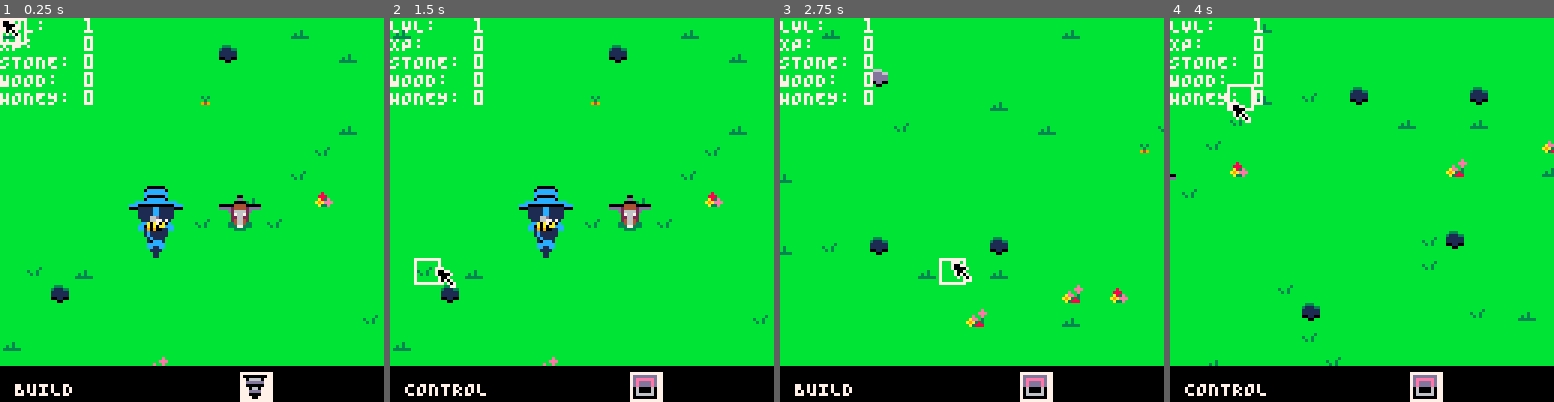
Above: before the commit, frames 1-4 (left to right).
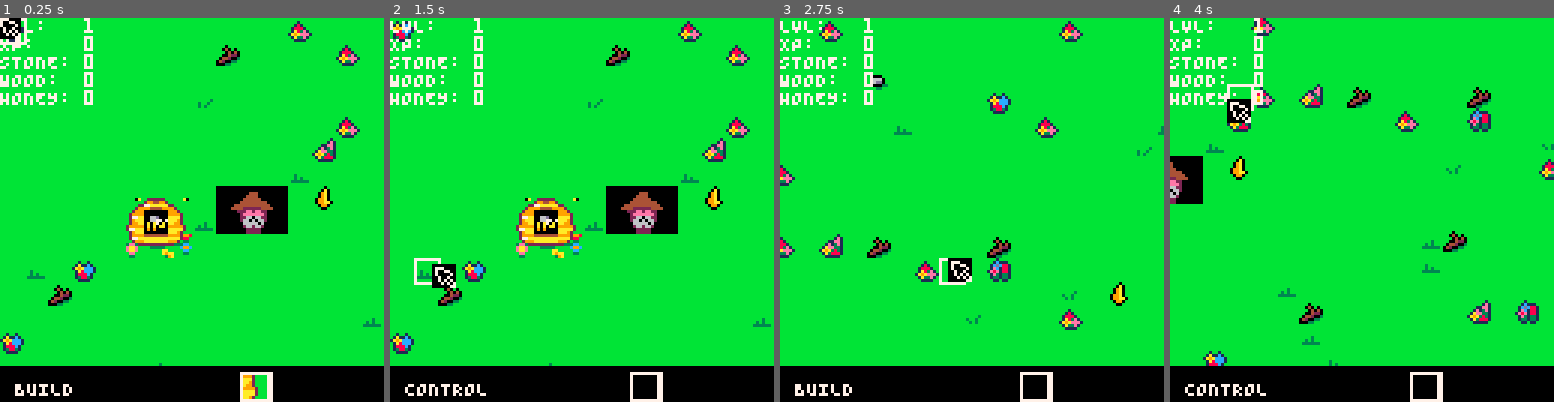
Above: after the commit, the same moments.

Repository: Kiyotoko/the-hive-must-grow
Game: PICO-8 cartridge game.p8
The game is run twice, just before and just after one commit, with the same random seed, the same clock (stepped at 60 frames per second) and the same inputs.
Inputs (mouse positions are in pixels of both pictures, inside the frame that each line leads up to):
- Up to frame 1 (0.25 s): no input
- Up to frame 2 (1.5 s): tap X (X key) at 0.33, 1.07 s; click (670, 121) at 0.67 s; tap O (Z key) at 0.7 s; click (436, 267) at 1.22 s
- Up to frame 3 (2.75 s): hold Right 1.6-2.1 s; tap O (Z key) at 1.7, 2.1, 2.5 s; click (887, 114) at 1.77 s; tap X (X key) at 1.85 s; hold Up 2.15-2.42 s; click (952, 259) at 2.32 s; hold Right from 2.47 s (still down)
- Up to frame 4 (4 s): click (1404, 106) at 2.87 s; tap O (Z key) at 2.9, 3.3, 3.7 s; tap X (X key) at 2.97 s; release Right at 3.03 s; hold Left 3.08-3.58 s; click (1465, 256) at 3.42 s; hold Down 3.63-3.97 s; click (1231, 102) at 3.97 s

The runs differ from the first frame. In frame 1, 7.0% of the frame differs, in the area x 0-100%, y 0-100%; in frame 2, 7.1%, in the area x 0-100%, y 0-99%; in frame 3, 3.5%; in frame 4, 5.0%.

Commit message:
Include new spritesheet

Diff:
--- a/buildings.lua
+++ b/buildings.lua
@@ -9,7 +9,7 @@
 Building.__index = Building
 
 ---Creates a new building
----@generic T : table
+---@generic T : Building
 ---@param pos Vec2
 ---@param class T the subclass to use
 ---@return T
@@ -42,10 +42,8 @@
 ---@class Hive: Building
 Hive = {
     frames = List.from{
-        Vec2.new{ y=3 },
-        Vec2.new{ x=3, y=3 },
-        Vec2.new{ x=6, y=3 },
-        Vec2.new{ x=9, y=3 }
+        Vec2.new{ x=6 },
+        Vec2.new{ x=9 }
     },
     display = Cycle.new{},
     dim = Vec2.new{ x=3, y=3 },
@@ -76,12 +74,11 @@
 ---@field cooldown Cycle
 Farm = {
     frames = List.from{
-        Vec2.new{ x=3 },
-        Vec2.new{ x=5 },
-        Vec2.new{ x=7 }
+        Zero,
+        Vec2.new{ x=3 }
     },
     display = Cycle.new{},
-    dim = Vec2.new{ x=2, y=2 },
+    dim = Vec2.new{ x=3, y=3 },
     icon = 17,
     price = Inventory.new{
         stone = 2,
@@ -116,9 +113,9 @@
 
 ---@class Storage: Building
 Storage = {
-    frames = List.from{ Vec2.new{ x=9, y=0 }},
+    frames = List.from{ Vec2.new{ y=3 }},
     display = Cycle.new{},
-    dim = Vec2.new{},
+    dim = Vec2.new{ x=3, y=2 },
     icon = 22,
     price = Inventory.new{
         stone = 4
--- a/game.p8
+++ b/game.p8
@@ -83,80 +83,17 @@
 
 
 
+__gff__
+0000000000000000000000000000000000000000000000000000000000000000000000000000000000000000000000000000000000000000000000000000000000000000000000000000000001000000000000000000000000000000000000000000000000000000000000000000000000000000000000000000000000020000
+0100000000000000000000000000000001010000000100000000000000000000000000000000000000000000000000000000000000000000000000000000000001010101010101010101010101010101010101010101010101010101010101010000000000000000000000000000000000000000000000000000000000000000
+__map__
+0d0e0f3d3e3f0708090a0b0c0000000000000000000000000000000000000000000000000000000000000000000000000000000000000000000000000000000000000000000000000000000000000000000000000000000000000000000000000000000000000000000000000000000000000000000000000000000000000000
+1d1e1f4d4e4f1718191a1b1c0000000000000000000000000000000000000000000000000000000000000000000000000000000000000000000000000000000000000000000000000000000000000000000000000000000000000000000000000000000000000000000000000000000000000000000000000000000000000000
+2d2e2f5d5e5f2728292a2b2c0000000000000000000000000000000000000000000000000000000000000000000000000000000000000000000000000000000000000000000000000000000000000000000000000000000000000000000000000000000000000000000000000000000000000000000000000000000000000000
+6768698788893738393a3b3c0000000000000000000000000000000000000000000000000000000000000000000000000000000000000000000000000000000000000000000000000000000000000000000000000000000000000000000000000000000000000000000000000000000000000000000000000000000000000000
+7778798a8b8c4748494a4b4c0000000000000000000000000000000000000000000000000000000000000000000000000000000000000000000000000000000000000000000000000000000000000000000000000000000000000000000000000000000000000000000000000000000000000000000000000000000000000000
+0000000000005758595a5b5c0000000000000000000000000000000000000000000000000000000000000000000000000000000000000000000000000000000000000000000000000000000000000000000000000000000000000000000000000000000000000000000000000000000000000000000000000000000000000000
 
 
 
 
-…(53 lines of a section not shown)…
-__gff__
-0000000000000000000000000000000000000000000000000000000000000000000000000000000000000000000000000000000000000000000000000000000000000000000000000000000001000000000000000000000000000000000000000000000000000000000000000000000000000000000000000000000000020000
-0100000000000000000000000000000001010000000100000000000000000000000000000000000000000000000000000000000000000000000000000000000001010101010101010101010101010101010101010101010101010101010101010000000000000000000000000000000000000000000000000000000000000000
-__map__
-1213148a8b8c8d8a8b8c8d000000000000000000000000000000000000000000000000000000000000000000000000000000000000000000000000000000000000000000000000000000000000000000000000000000000000000000000000000000000000000000000000000000000000000000000000000000000000000000
-2223244b4b4b4b4b4b9c9d000000000000000000000000000000000000000000000000000000000000000000000000000000000000000000000000000000000000000000000000000000000000000000000000000000000000000000000000000000000000000000000000000000000000000000000000000000000000000000
-3233340000000000000000000000000000000000000000000000000000000000000000000000000000000000000000000000000000000000000000000000000000000000000000000000000000000000000000000000000000000000000000000000000000000000000000000000000000000000000000000000000000000000
-0b0c0f0b0d0f0b0e0f2f3e4f0000000000000000000000000000000000000000000000000000000000000000000000000000000000000000000000000000000000000000000000000000000000000000000000000000000000000000000000000000000000000000000000000000000000000000000000000000000000000000
-1b1c1f1b1d1f1b1e1f3f4e5f0000000000000000000000000000000000000000000000000000000000000000000000000000000000000000000000000000000000000000000000000000000000000000000000000000000000000000000000000000000000000000000000000000000000000000000000000000000000000000
-2b2c2b2b2d2b2b2e2b2b5e2b0000000000000000000000000000000000000000000000000000000000000000000000000000000000000000000000000000000000000000000000000000000000000000000000000000000000000000000000000000000000000000000000000000000000000000000000000000000000000000
-91a2a3a4d0a61070314442430000000000000000000000000000000000000000000000000000000000000000000000000000000000000000000000000000000000000000000000000000000000000000000000000000000000000000000000000000000000000000000000000000000000000000000000000000000000000000
-a1b2b3b4b5b62080415452530000000000000000000000000000000000000000000000000000000000000000000000000000000000000000000000000000000000000000000000000000000000000000000000000000000000000000000000000000000000000000000000000000000000000000000000000000000000000000
-b1c2c3c4c5c63090516462630000000000000000000000000000000000000000000000000000000000000000000000000000000000000000000000000000000000000000000000000000000000000000000000000000000000000000000000000000000000000000000000000000000000000000000000000000000000000000
-c1d2d3d4d5d640a0617472730000000000000000000000000000000000000000000000000000000000000000000000000000000000000000000000000000000000000000000000000000000000000000000000000000000000000000000000000000000000000000000000000000000000000000000000000000000000000000
-d1e2e3e4e5e650b0718482830000000000000000000000000000000000000000000000000000000000000000000000000000000000000000000000000000000000000000000000000000000000000000000000000000000000000000000000000000000000000000000000000000000000000000000000000000000000000000
-e1f2f3f4f5f660c0819492930000000000000000000000000000000000000000000000000000000000000000000000000000000000000000000000000000000000000000000000000000000000000000000000000000000000000000000000000000000000000000000000000000000000000000000000000000000000000000
-…(4 lines of a section not shown)…
--- a/map.lua
+++ b/map.lua
@@ -1,38 +1,41 @@
+MapDefault = 85
+
+---@enum Resources
+RESOURCES = {
+    stone = 51,
+    wood = 36,
+    honey = 34
+}
+
 ---@class MapGen
 ---For the map generation, we use an array with different tile numbers.
 MapGen = {
-    119,
-    122,
-    133, 134,
-    151,
-    8, 8, 8,
-    24, 24, 24,
-    40, 40, 40, 40, 40,
-    40, 40, 40, 40, 40,
-    40, 40, 40, 40, 40,
-    40, 40, 40, 40, 40,
-    40, 40, 40, 40, 40,
-    40, 40, 40, 40, 40,
-    40, 40, 40, 40, 40,
-    40, 40, 40, 40, 40,
-    40, 40, 40, 40, 40,
-    40, 40, 40, 40, 40,
-    40, 40, 40, 40, 40,
-    40, 40, 40, 40, 40,
-    40, 40, 40, 40, 40,
-    40, 40, 40, 40, 40,
-    40, 40, 40, 40, 40,
-    40, 40, 40, 40, 40,
-    40, 40, 40, 40, 40,
-    40, 40, 40, 40, 40,
-    40, 40, 40, 40, 40,
-    40, 40, 40, 40, 40,
-    40, 40, 40, 40, 40,
-}
----@enum Resources
-RESOURCES = {
-    stone = 119,
-    honey = 122
+    RESOURCES.stone,
+    RESOURCES.wood,
+    RESOURCES.honey,
+    5,  6,  21, 22,
+    37, 38, 53, 54,
+    85, 85, 85, 85, 85,
+    85, 85, 85, 85, 85,
+    85, 85, 85, 85, 85,
+    85, 85, 85, 85, 85,
+    85, 85, 85, 85, 85,
+    85, 85, 85, 85, 85,
+    85, 85, 85, 85, 85,
+    85, 85, 85, 85, 85,
+    85, 85, 85, 85, 85,
+    85, 85, 85, 85, 85,
+    85, 85, 85, 85, 85,
+    85, 85, 85, 85, 85,
+    85, 85, 85, 85, 85,
+    85, 85, 85, 85, 85,
+    85, 85, 85, 85, 85,
+    85, 85, 85, 85, 85,
+    85, 85, 85, 85, 85,
+    85, 85, 85, 85, 85,
+    85, 85, 85, 85, 85,
+    85, 85, 85, 85, 85,
+    85, 85, 85, 85, 85
 }
 
 ---Returns the next random tile.
--- a/player.lua
+++ b/player.lua
@@ -167,7 +167,7 @@
 ---@field pos Vec2
 ---@field inv Inventory
 Bee = {
-    frames = List.from{9, 10},
+    frames = List.from{3, 4},
     display = Cycle.new{}
 }
 Bee.__index = Bee
@@ -193,10 +193,13 @@
     }
     local n = Underlay:get_field(tile)
     if n == RESOURCES.stone then
-        Underlay:set_field(tile, 40)
+        Underlay:set_field(tile, MapDefault)
         self.inv:pickup{ stone=1 }
+    elseif n == RESOURCES.wood then
+        Underlay:set_field(tile, MapDefault)
+        self.inv:pickup{ wood=1 }
     elseif n == RESOURCES.honey then
-        Underlay:set_field(tile, 40)
+        Underlay:set_field(tile, MapDefault)
         self.inv:pickup{ honey=1 }
     end
 end
Not shown, changed: 128 lines of the sprite sheet (__gfx__) section of game.p8
